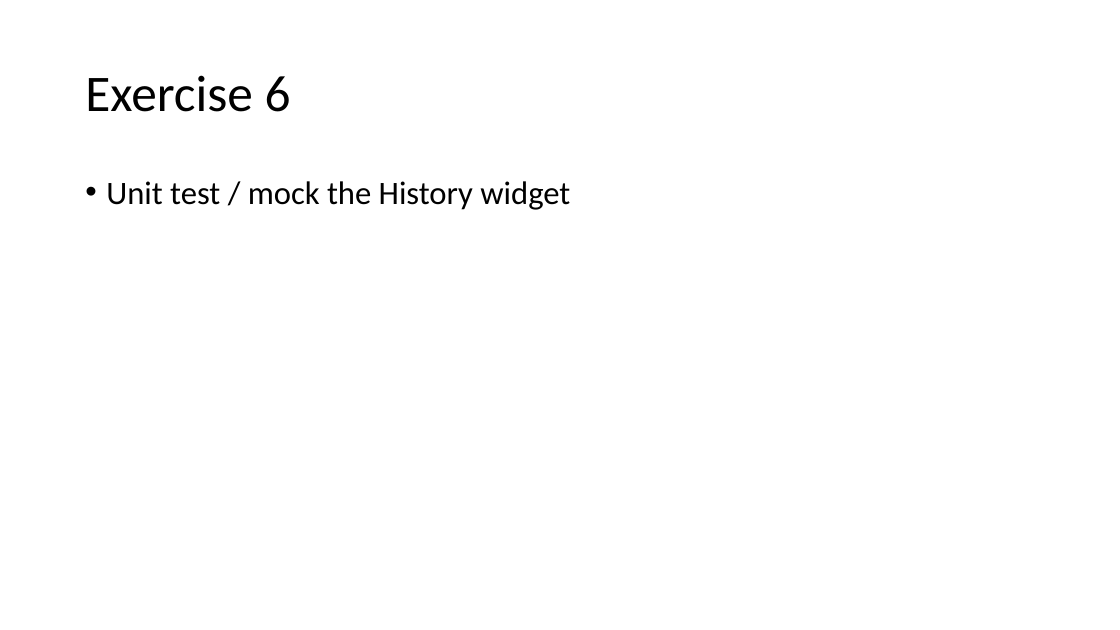
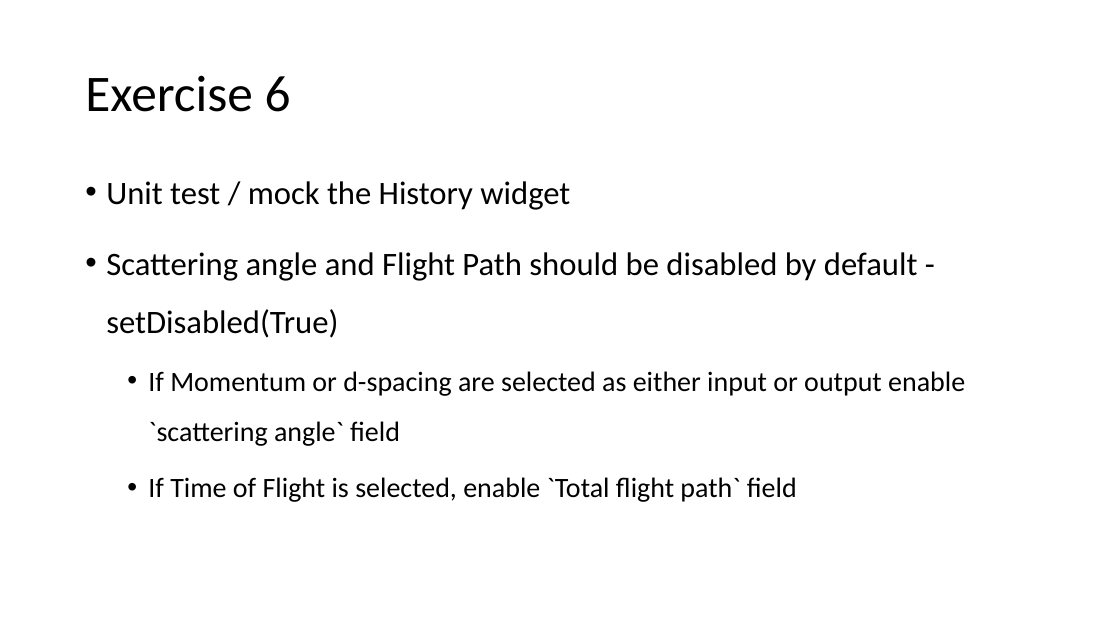
Before and after one commit to DTasev/mvp, a slide deck: slide 26 of MVP Tutorial.pptx. Drawn at 1120x630 pixels with LibreOffice and Linux fonts; fonts in the diff are those of the drawing. Boxes give left, top, right and bottom in pixels: in the first picture for what was removed or moved away, otherwise in the second. Text is boxed around its words. In the diff, an @@ line names an element or a change of style, - is before the commit and + after.

```diff
--- a/MVP Tutorial.pptx
+++ b/MVP Tutorial.pptx
@@ text at (106,252,965,502): paragraphs added @@
+• Scattering angle and Flight Path should be disabled by default - setDisabled(True)
+  • If Momentum or d-spacing are selected as either input or output enable `scattering angle` field
+  • If Time of Flight is selected, enable `Total flight path` field
```
Also in this commit, not shown: 3 other slides changed, 1 slide removed, 2 other files.
